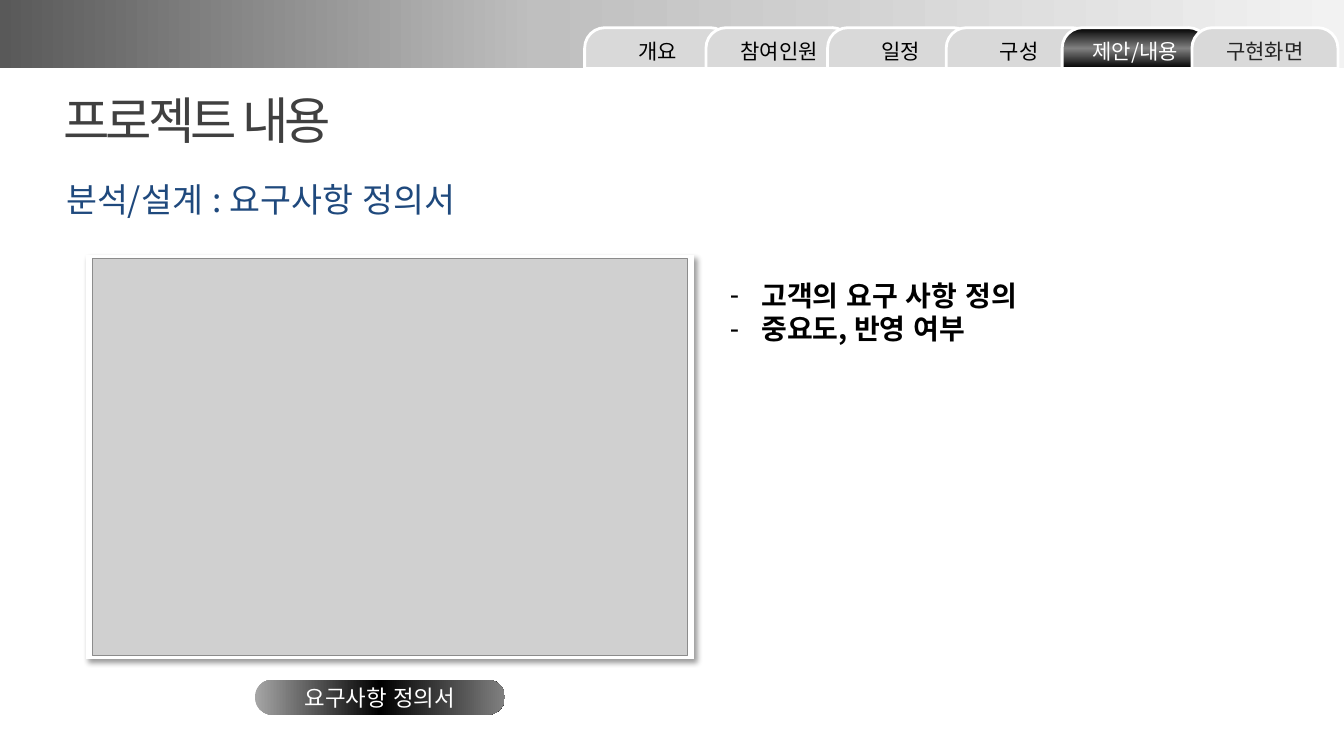
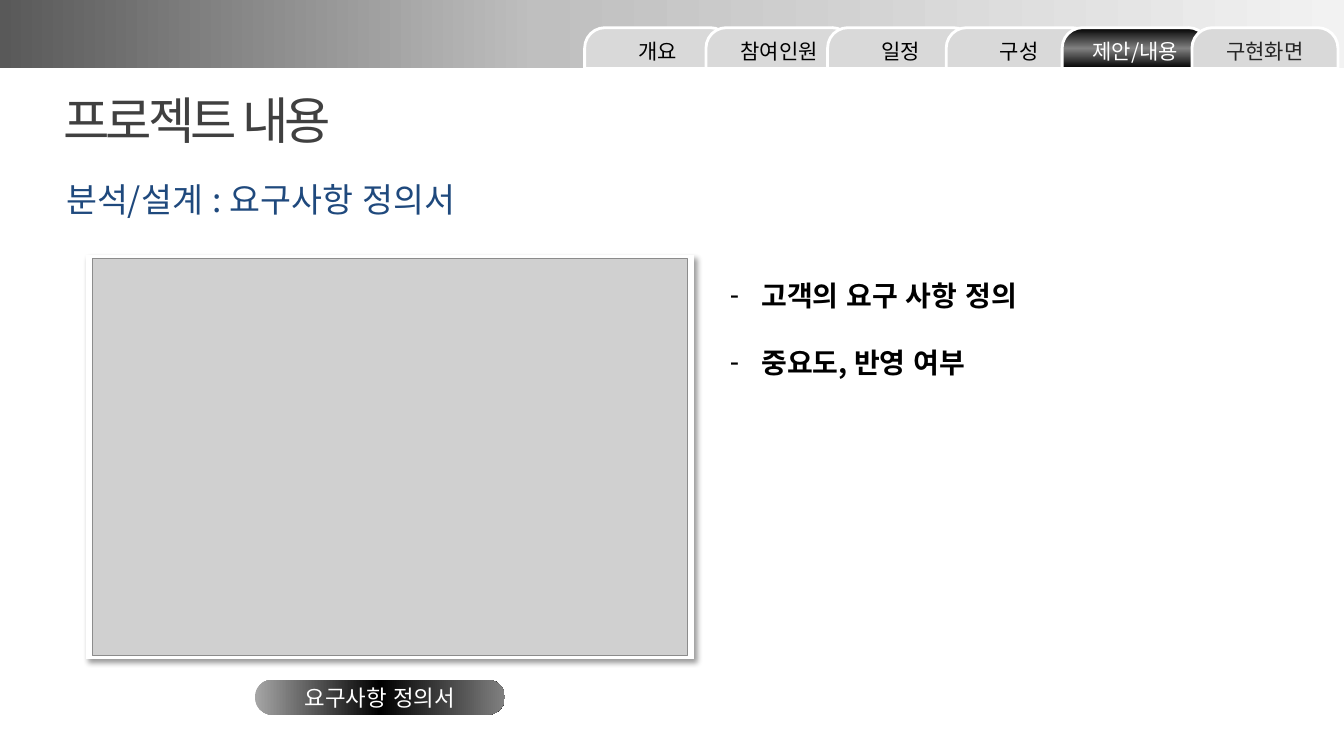
Before and after one commit to minmaxheap/FinalProject, a slide deck: slide 12 of 산출물/Team3 화면 설계 발표 ppt.pptx. Drawn at 1344x756 pixels with LibreOffice and Linux fonts; fonts in the diff are those of the drawing; grey boxes stand for pictures. Boxes give left, top, right and bottom in pixels: in the first picture for what was removed or moved away, otherwise in the second. Text is boxed around its words. In the diff, an @@ line names an element or a change of style, - is before the commit and + after.

Commit message:
ppt 수정

```diff
--- a/산출물/Team3 화면 설계 발표 ppt.pptx
+++ b/산출물/Team3 화면 설계 발표 ppt.pptx
@@ text "고객의 요구 사항 정의" rewrapped from (761, 282, 1017, 345) to (761, 282, 1017, 379) @@
```
